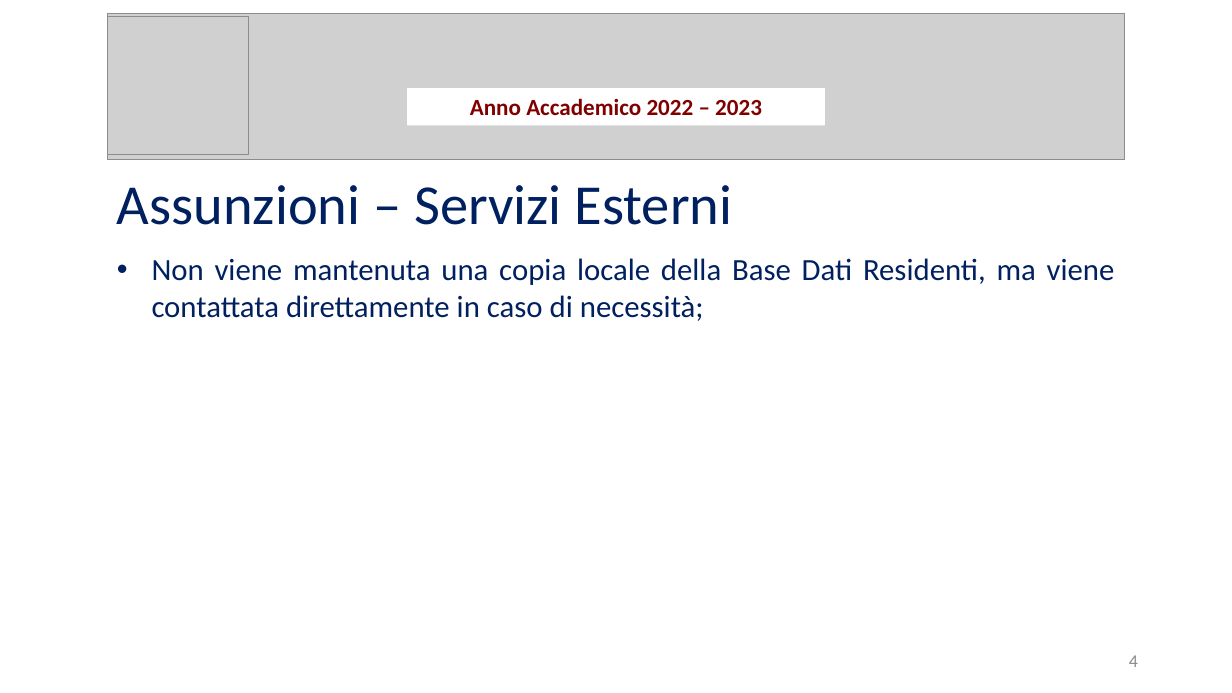
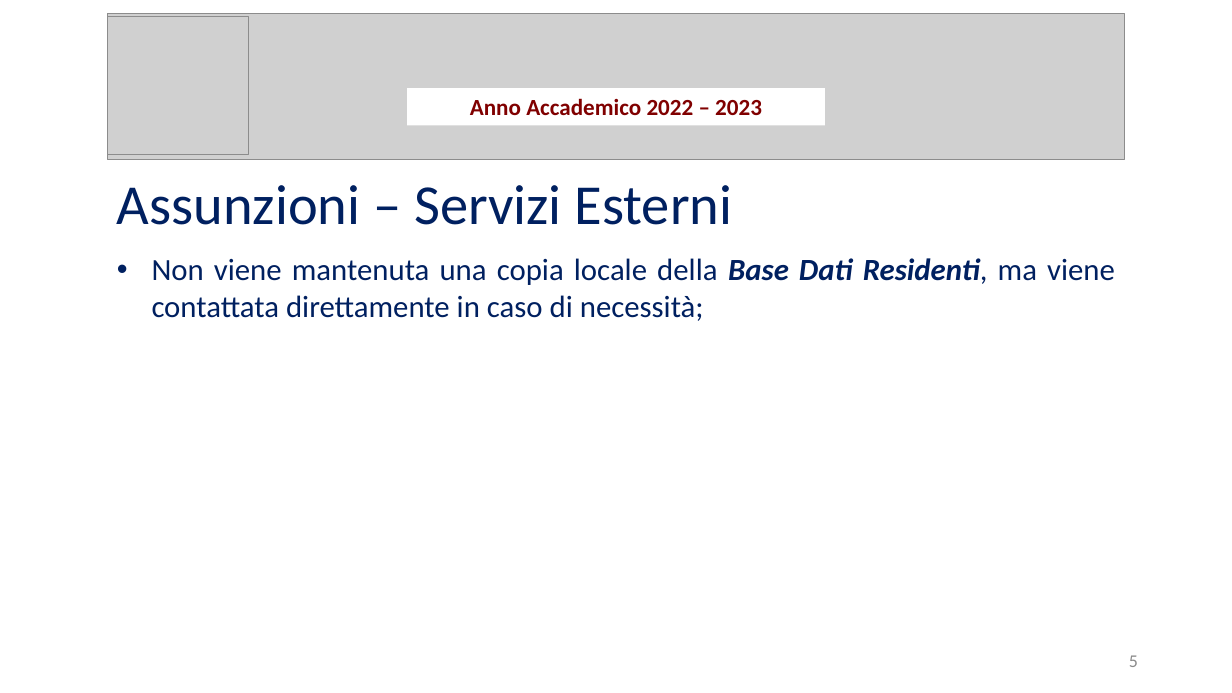
Before and after one commit to Wonderjack996/unimib-software-architecture, a slide deck: slide 5 of Progetto/Presentazione.pptx (slide 4 before the commit). Drawn at 1232x693 pixels with LibreOffice and Linux fonts; fonts in the diff are those of the drawing; grey boxes stand for pictures. Boxes give left, top, right and bottom in pixels: in the first picture for what was removed or moved away, otherwise in the second. Text is boxed around its words. In the diff, an @@ line names an element or a change of style, - is before the commit and + after.

```diff
--- a/Progetto/Presentazione.pptx
+++ b/Progetto/Presentazione.pptx
@@ text "Non viene mantenuta una copia ..." at (x1=152, y1=258, x2=1115, y2=321): bold on, italic on in "Base Dati Residenti," @@
@@ page number at (x1=1129, y1=655, x2=1138, y2=667): text changed @@
-4
+5
```
Also in this commit, not shown: 2 other slides changed, 1 slide added, 4 other files.
